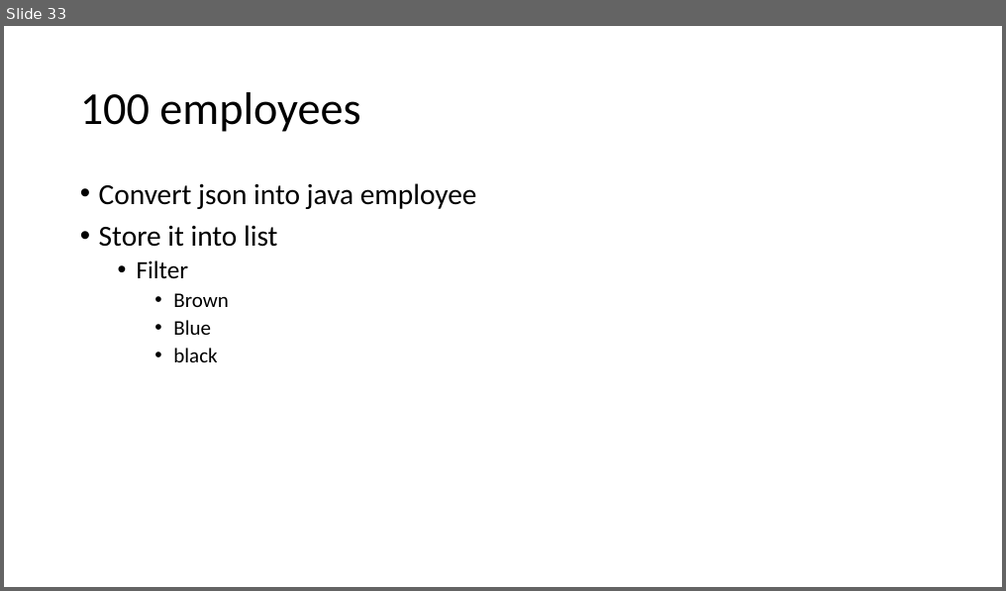
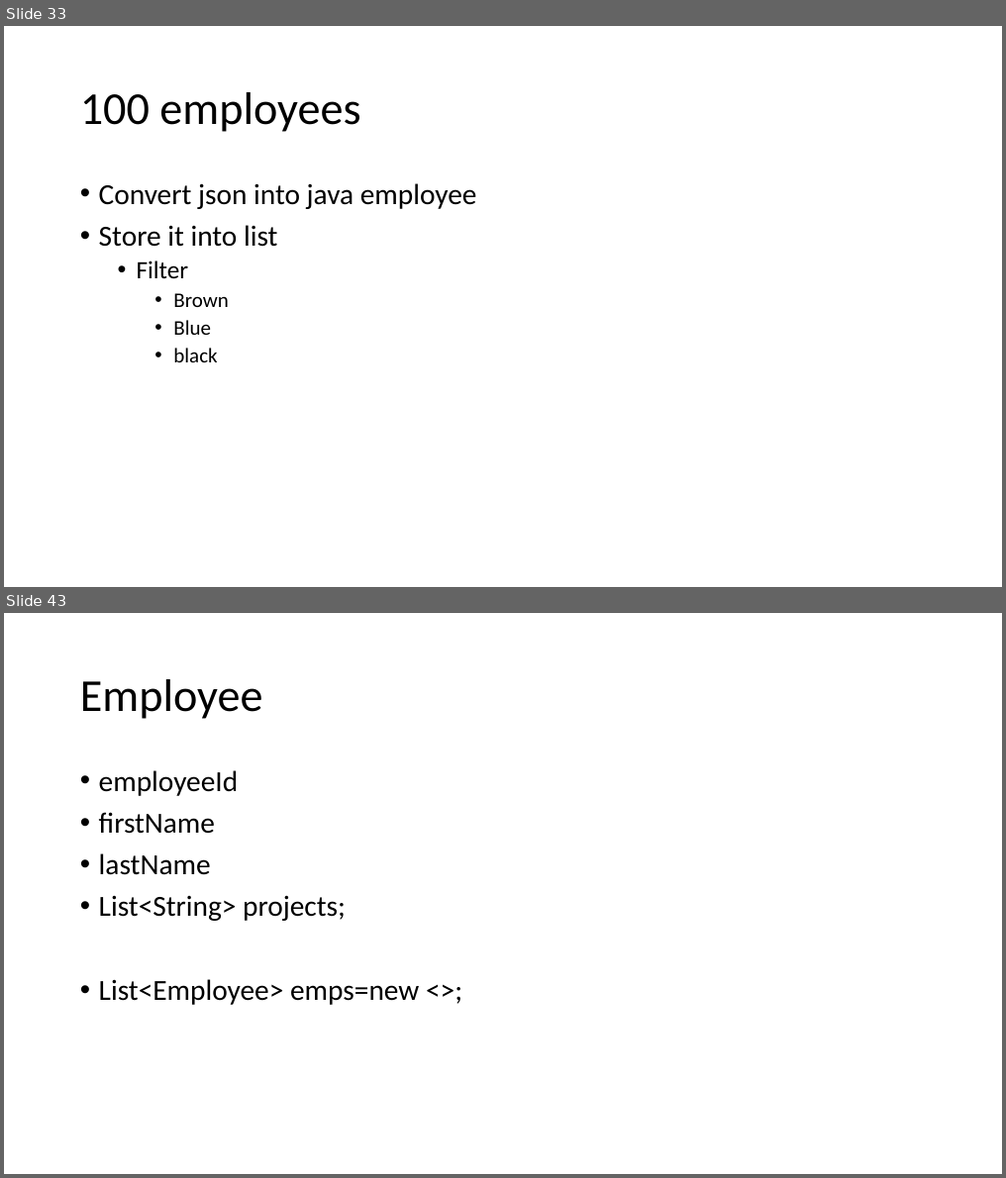
Before and after one commit to caprepo/java8, a slide deck: Java8.pptx. Shown one above the other, each under a label of ours: slide 33 before the commit, slides 33 and 43 after it; the slides between them are not shown. The pictures are 1006x591 and 1006x1178 pixels, drawn with LibreOffice and Linux fonts; fonts in the diff are those of the drawing. Boxes give left, top, right and bottom in pixels: in the first picture for what was removed or moved away, otherwise in the second. Text is boxed around its words. In the diff, an @@ line names an element or a change of style, - is before the commit and + after.

```diff
--- a/Java8.pptx
+++ b/Java8.pptx
@@ slide 43 added at bbox=[4, 613, 1002, 1174], background #FFFFFF @@
@@ title added at bbox=[80, 679, 263, 719], 44 pt, text #000000 @@
+Employee
@@ text added at bbox=[99, 770, 419, 1005], 28 pt, text #000000 @@
+• employeeId
+• firstName
+• lastName
+• List<String> projects;
+• List<Employee> emps=new <>;
```
Also in this commit, not shown: 1 slide changed, 11 other slides added, 1 other file.
